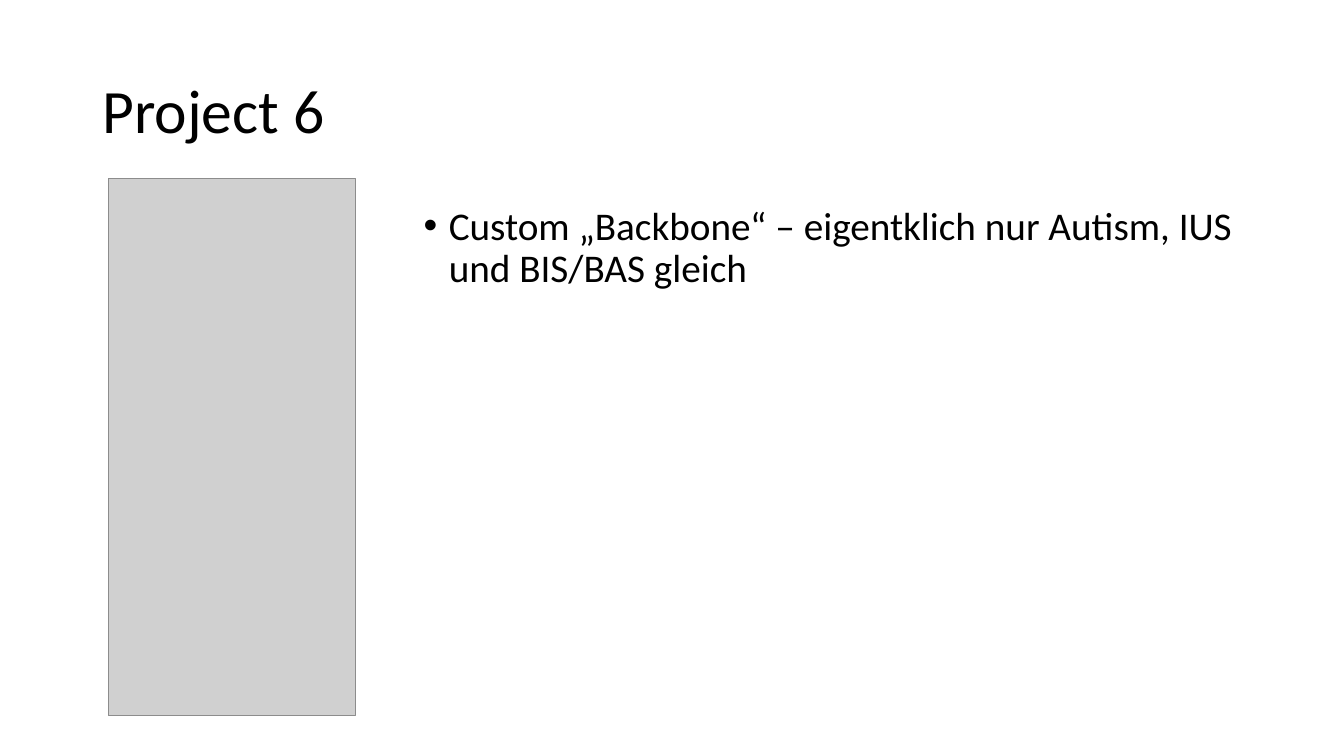
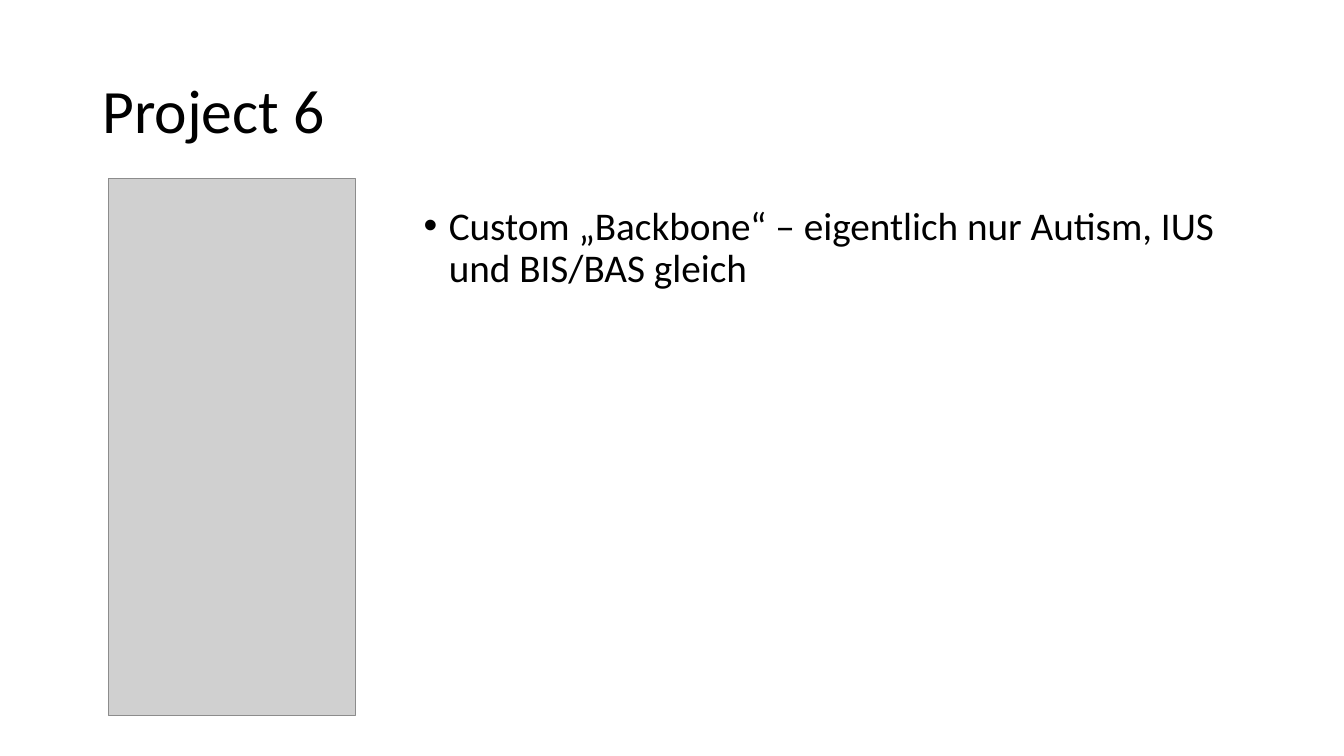
Before and after one commit to SaWilk/Clinical_Backbone_RU5389, a slide deck: slide 5 of information/What's in the Backbone.pptx. Drawn at 1344x756 pixels with LibreOffice and Linux fonts; fonts in the diff are those of the drawing; grey boxes stand for pictures. Boxes give left, top, right and bottom in pixels: in the first picture for what was removed or moved away, otherwise in the second. Text is boxed around its words. In the diff, an @@ line names an element or a change of style, - is before the commit and + after.

```diff
--- a/information/What's in the Backbone.pptx
+++ b/information/What's in the Backbone.pptx
@@ text at (449,212,1214,289): text changed @@
-• Custom „Backbone“ – eigentklich nur Autism, IUS und BIS/BAS gleich
+• Custom „Backbone“ – eigentlich nur Autism, IUS und BIS/BAS gleich
```
Also in this commit, not shown: 30 other files.
